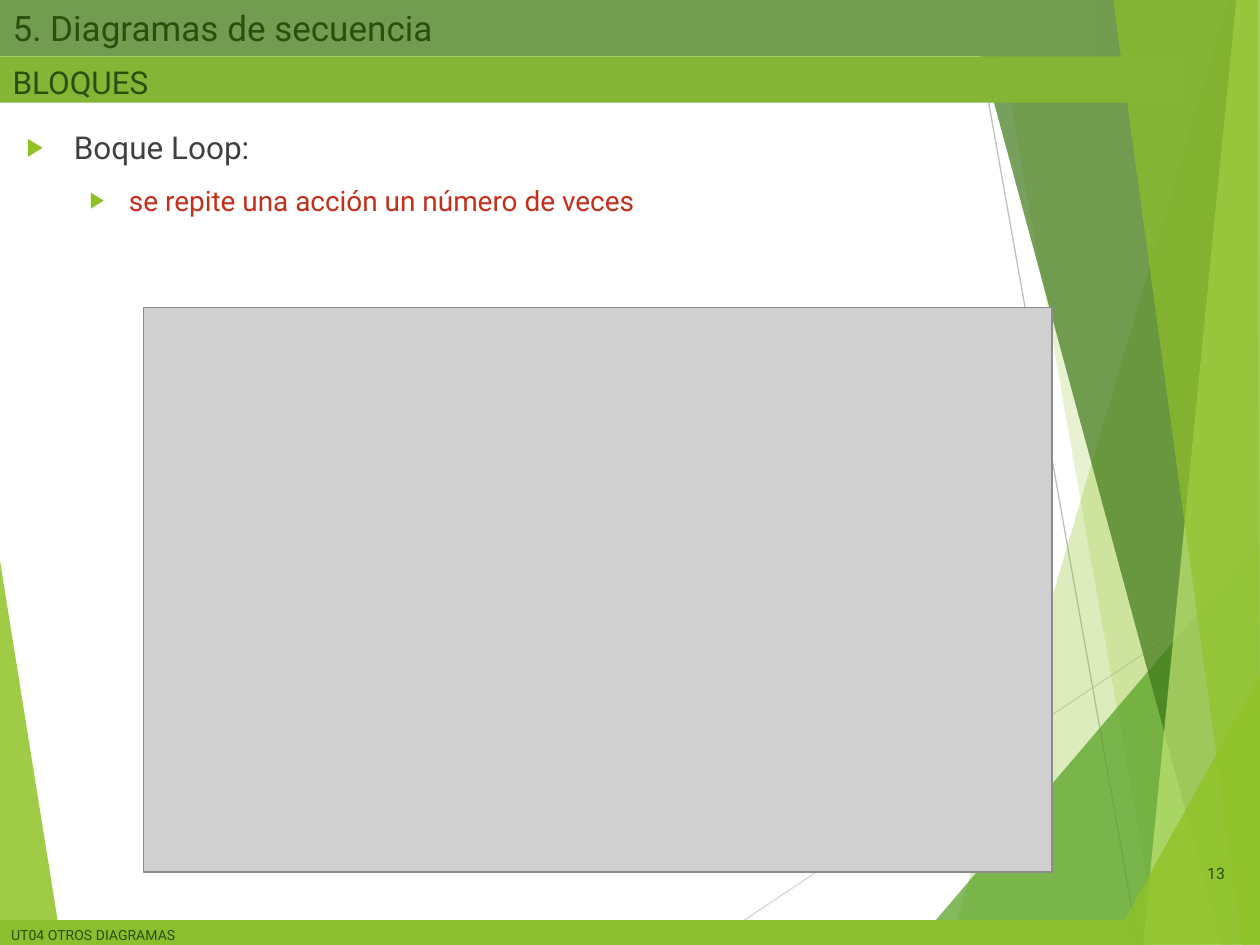
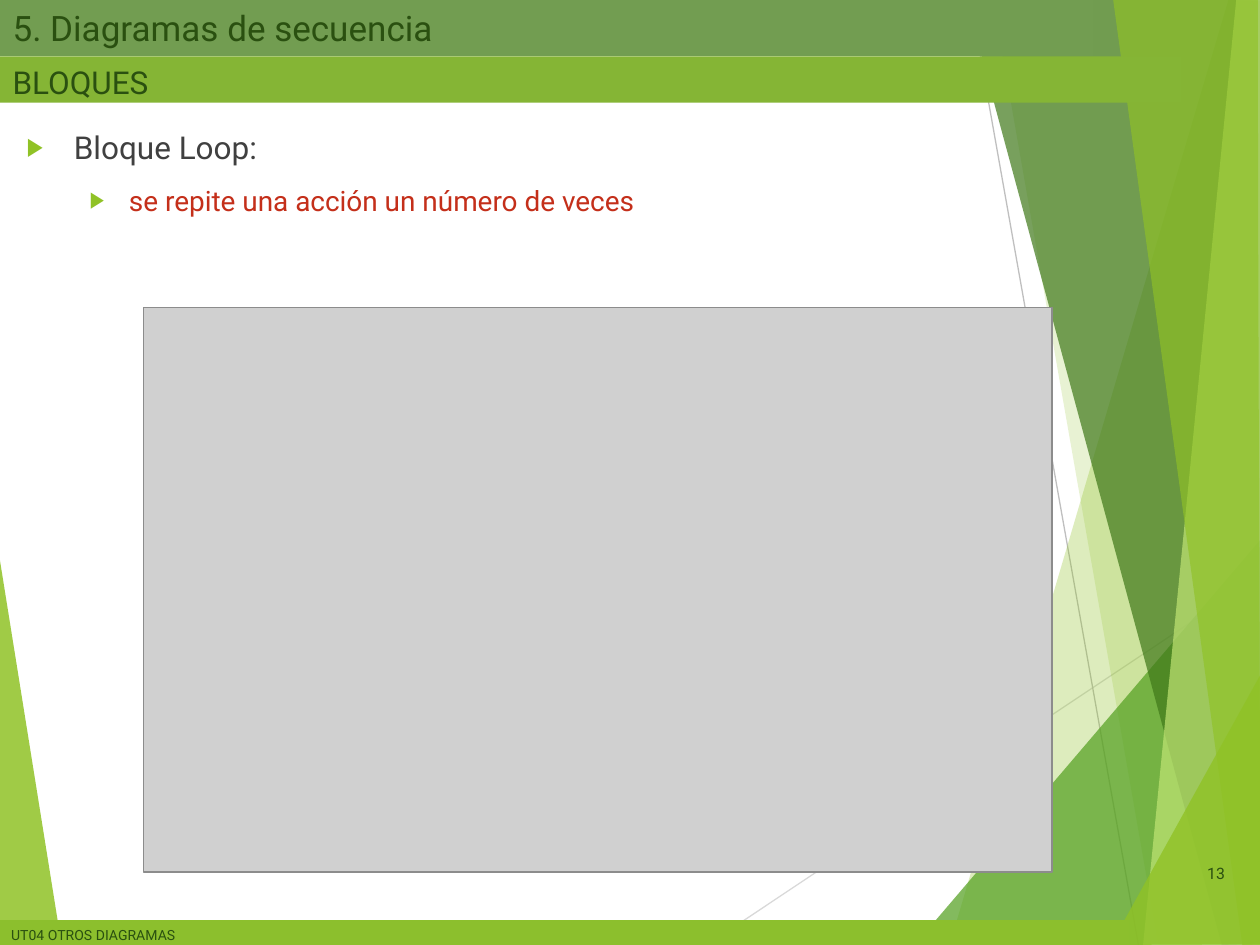
Before and after one commit to miGUITel/ED, a slide deck: slide 13 of 00 PRESENTACIONES compartida alumnos/ED02b - Diagramas de comportamiento SEA.pptx. Drawn at 1260x945 pixels with LibreOffice and Linux fonts; fonts in the diff are those of the drawing; grey boxes stand for pictures; background and template pictures are left out. Boxes give left, top, right and bottom in pixels: in the first picture for what was removed or moved away, otherwise in the second. Text is boxed around its words. In the diff, an @@ line names an element or a change of style, - is before the commit and + after.

```diff
--- a/00 PRESENTACIONES compartida alumnos/ED02b - Diagramas de comportamiento SEA.pptx
+++ b/00 PRESENTACIONES compartida alumnos/ED02b - Diagramas de comportamiento SEA.pptx
@@ text at bbox=[74, 135, 257, 166]: text changed @@
-▶ Boque Loop:
+▶ Bloque Loop:
```
Also in this commit, not shown: 3 other slides changed, 1 slide added, 5 other files.
